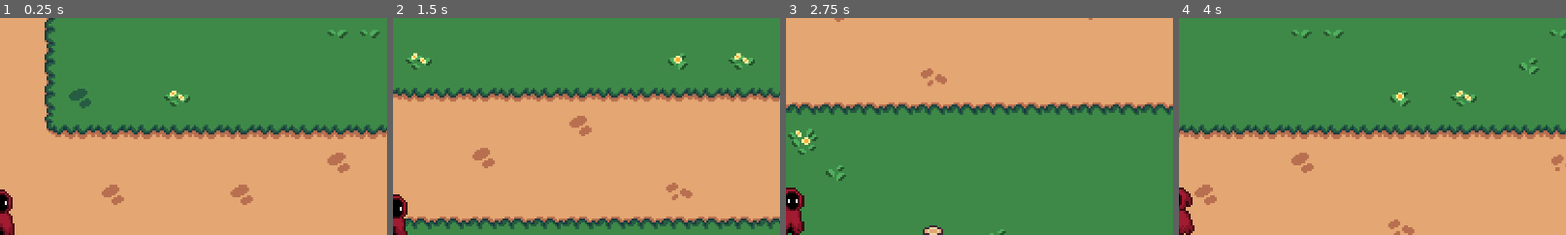
Above: before the commit, frames 1-4 (left to right).
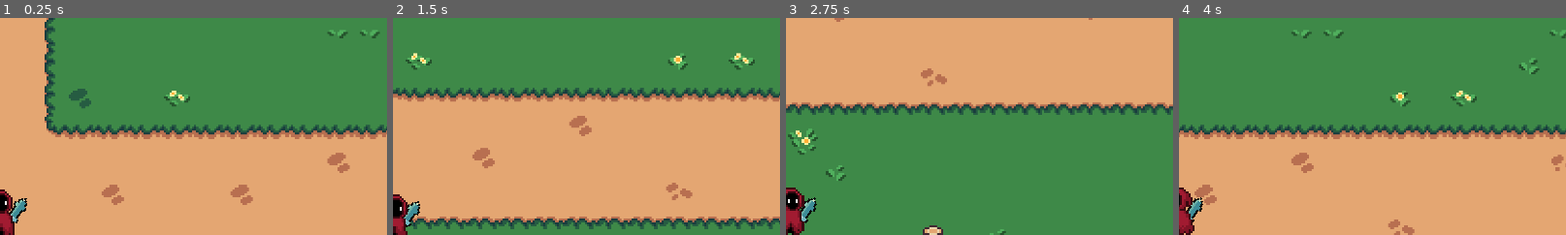
Above: after the commit, the same moments.

Repository: Jerga99/godot-2d-game-course
Game: Godot game, scene res://scenes/play_scene.tscn
Same seed, same stepped clock (60 frames per second), same inputs: the game is played once before the commit and once after it.
Inputs (mouse positions are % of the whole screen's width and height, from its top left):
- Up to frame 1 (0.25 s): no input
- Up to frame 2 (1.5 s): move the mouse to (72, 45) at 0.52 s; hold D (right) 0.53-1.28 s; tap 1 (ability_1) at 0.6 s; move the mouse to (30, 55) at 1.27 s; hold S (down) from 1.28 s (still down); tap 2 (ability_2) at 1.35 s
- Up to frame 3 (2.75 s): move the mouse to (60, 28) at 2.02 s; release S (down) at 2.03 s; hold D (right) from 2.03 s (still down); tap 3 (ability_3) at 2.1 s
- Up to frame 4 (4 s): move the mouse to (45, 70) at 2.77 s; release D (right) at 2.78 s; hold W (up) 2.78-3.53 s; tap 1 (ability_1) at 2.85 s; move the mouse to (80, 65) at 3.52 s; hold A (left) from 3.53 s (still down); tap 2 (ability_2) at 3.6 s
The pictures show only the part of the screen within x 50-100%, y 6-55%; the shares and areas given below are measured in that part.

The runs differ from the first frame. In frame 1, 0.3% of the frame differs, in the area x 2-8%, y 83-95%; in frame 2, 0.3%; in frame 3, 0.3%; in frame 4, 0.2%.

Commit message:
Add weapon to player

Diff:
--- a/scenes/player.tscn
+++ b/scenes/player.tscn
@@ -1,10 +1,11 @@
-[gd_scene load_steps=19 format=3 uid="uid://cqsorrlaroety"]
+[gd_scene load_steps=21 format=3 uid="uid://cqsorrlaroety"]
 
 [ext_resource type="Texture2D" uid="uid://bmk5fue137rnj" path="res://assets/AnimationSheet_Character (3).png" id="1_4flbx"]
 [ext_resource type="Script" uid="uid://b5va61owxmjec" path="res://scripts/player.gd" id="1_onrkg"]
 [ext_resource type="Script" uid="uid://e0cjvd4lswu2" path="res://scripts/ability/core/ability_controller.gd" id="3_i3pqv"]
 [ext_resource type="Script" uid="uid://d4bdrosfafb2i" path="res://scripts/ability/core/ability.gd" id="4_hqtel"]
 [ext_resource type="PackedScene" uid="uid://bao2nasbado03" path="res://scenes/ability/slash_ability.tscn" id="4_sweqy"]
+[ext_resource type="Texture2D" uid="uid://chgv7le0tmn2v" path="res://assets/meleeAttack_plusCharacters.png" id="6_tuyoq"]
 
 [sub_resource type="AtlasTexture" id="AtlasTexture_onrkg"]
 atlas = ExtResource("1_4flbx")
@@ -103,6 +104,10 @@
 "speed": 10.0
 }]
 
+[sub_resource type="AtlasTexture" id="AtlasTexture_fjrip"]
+atlas = ExtResource("6_tuyoq")
+region = Rect2(69, 0, 7, 16)
+
 [node name="Player" type="Node2D"]
 script = ExtResource("1_onrkg")
 
@@ -119,3 +124,10 @@
 
 [node name="Fireball" type="Node" parent="AbilityController"]
 script = ExtResource("4_hqtel")
+
+[node name="Sprite2D" type="Sprite2D" parent="."]
+z_index = -1
+texture_filter = 1
+position = Vector2(8, 0)
+rotation = 0.610865
+texture = SubResource("AtlasTexture_fjrip")
Binary file added: assets/meleeAttack_plusCharacters.png
Not shown, added: assets/meleeAttack_plusCharacters.png.import
